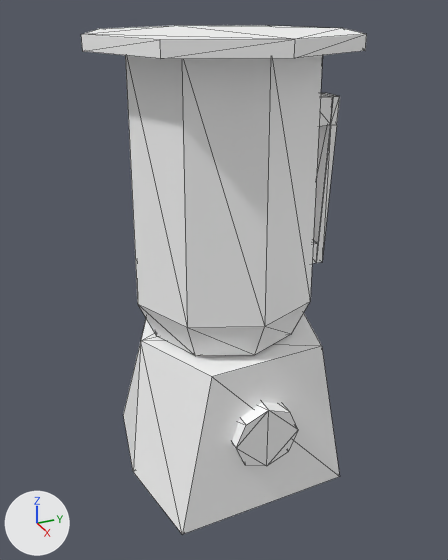
An edit to the glTF model assets/objects/Electronics/Blender/Blender.glb, drawn before and after from the same camera.
Both versions are drawn from a camera (50 mm lens) standing at (3.11, -1.4, 2.65) and looking at (0.03, -0.01, 1.1). The axes (+X, +Y, +Z) are drawn at lower left. The lights are the same throughout. The first picture is the older version. Mesh edges are drawn as thin lines. Where no turn or scale is listed for an object, it has been applied to the vertices. Vertices at exactly the same position are counted once.
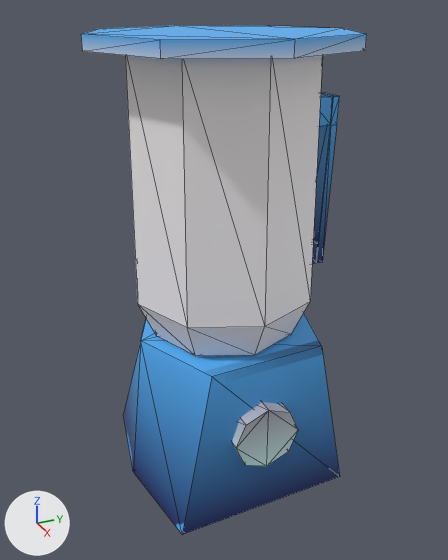
What differs and where, as boxes (x1, y1, x2, y2) in the pictures (448 x 560 px):
```json
{"object": "Cylinder", "change": "recoloured, surface changed", "before": [81, 25, 367, 356], "after": [81, 25, 367, 356]}
{"object": "Cube", "change": "recoloured, surface changed", "before": [123, 313, 340, 534], "after": [123, 313, 340, 534], "on screen": "white to blue"}
{"object": "Cylinder.001", "change": "recoloured", "before": [232, 402, 298, 466], "after": [232, 402, 298, 466], "on screen": "darker"}
{"object": "Cube.001", "change": "recoloured", "before": [312, 93, 340, 264], "after": [312, 93, 340, 264], "on screen": "white to blue"}
```

Edits to the scene script, one JSON object a line:
```json
{"op": "add", "block": "img_main_blue_color_texture", "code": ["img_main_blue_color_texture = load_image('Main Blue Color Texture', '_unpacked/Main_Blue_Color_Texture', 1024, 1024, 'sRGB')"]}
{"op": "add", "block": "img_main_button_texture", "code": ["img_main_button_texture = load_image('Main Button Texture', '_unpacked/Main_Button_Texture', 1024, 1024, 'sRGB')"]}
{"op": "add", "block": "img_main_white_color", "code": ["img_main_white_color = load_image('Main White Color', '_unpacked/Main_White_Color', 1024, 1024, 'sRGB')"]}
{"op": "add", "block": "mat_main_blue_color", "code": ["mat_main_blue_color = principled_material('Main Blue Color')", "mat_main_blue_color.texture = img_main_blue_color_texture"]}
{"op": "add", "block": "mat_main_button_color", "code": ["mat_main_button_color = principled_material('Main Button Color')", "mat_main_button_color.texture = img_main_button_texture"]}
{"op": "add", "block": "mat_main_white_color", "code": ["mat_main_white_color = principled_material('Main White Color')", "mat_main_white_color.texture = img_main_white_color"]}
{"block": "me_cube", "where": "me_cube.from_pydata(...)  # 12 vertices, 22 faces; spans x -0.614..0.614, y -0.641..0.671, z -0.152..0.797"}
{"block": "me_cube", "where": "# used by ob_cube; location = (0.0, 0.0, 0.0)"}
{"op": "remove", "block": "me_cube", "code": "me_cube.materials.append(mat_material)  # white #ffffff"}
{"block": "me_cube", "change": "me_cube part 1: texture (UV) coordinates of 22 of 22 faces, centred in x -0.574..0.574, y -0.569..0.544, z -0.152..0.797, changed; they spanned u 0.12..0.88, v 0.0..1.0 and now span u 0.0..0.8, v 0.0..0.9"}
{"op": "add", "block": "me_cube", "code": "me_cube.materials.append(mat_main_blue_color)  # picture img_main_blue_color_texture"}
{"block": "me_cylinder", "where": "me_cylinder.from_pydata(...)  # 40 vertices, 60 faces; spans x -0.73..0.73, y -0.73..0.73, z -0.44..1.24"}
{"block": "me_cylinder", "where": "# used by ob_cylinder; location = (0.0, 0.0, 1.241)"}
{"op": "remove", "block": "me_cylinder", "code": "me_cylinder.materials.append(mat_material_001)  # white #ffffff"}
{"block": "me_cylinder", "change": "me_cylinder part 2: texture (UV) coordinates of 60 of 60 faces, centred in x -0.65..0.65, y -0.65..0.65, z -0.44..1.24, changed; they spanned u 0.0..1.0, v 0.01..1.0 and now span u 0.0..1.0, v 0.0..0.98"}
{"op": "add", "block": "me_cylinder", "code": "me_cylinder.materials.append(mat_main_white_color)  # picture img_main_white_color"}
{"block": "me_cylinder_001", "where": "me_cylinder_001.from_pydata(...)  # 16 vertices, 28 faces; spans x -0.199..0.199, y -0.199..0.199, z -0.199..0.199"}
{"op": "remove", "block": "me_cylinder_001", "code": "me_cylinder_001.materials.append(mat_material_003)  # white #ffffff"}
{"op": "add", "block": "me_cylinder_001", "code": "me_cylinder_001.materials.append(mat_main_button_color)  # picture img_main_button_texture"}
{"block": "me_cube_002", "where": "me_cube_002.from_pydata(...)  # 32 vertices, 64 faces; spans x -0.077..0.077, y 0.332..0.687, z -0.52..0.488"}
{"op": "remove", "block": "me_cube_002", "code": "me_cube_002.materials.append(mat_material_002)  # white #ffffff"}
{"op": "add", "block": "me_cube_002", "code": "me_cube_002.materials.append(mat_main_blue_color)  # picture img_main_blue_color_texture"}
```
